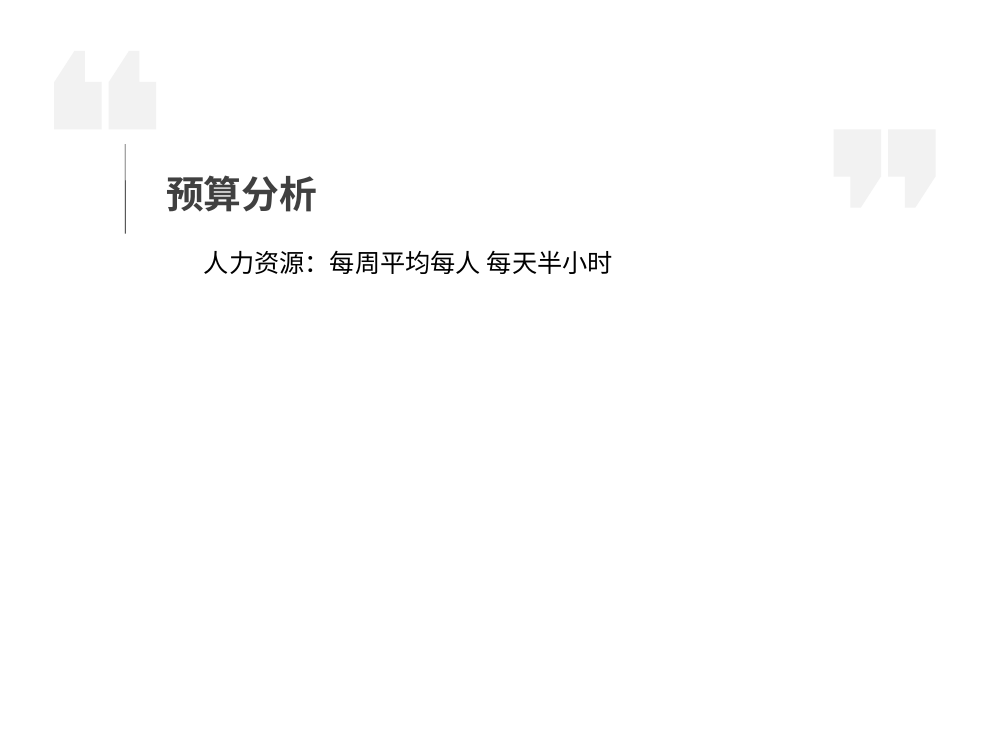
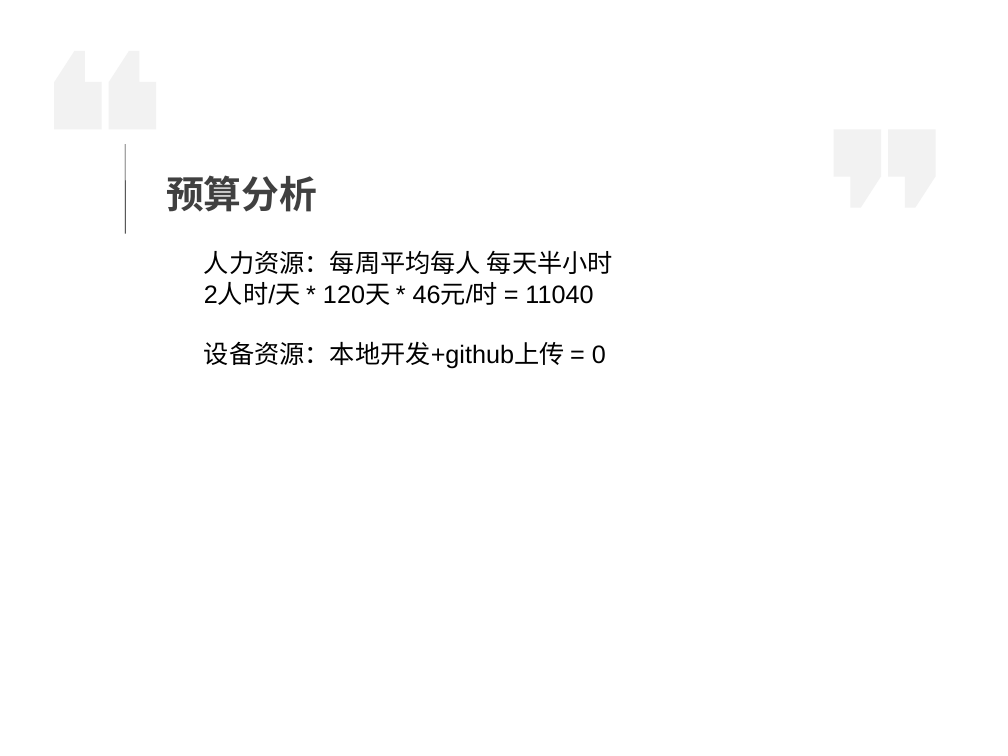
Before and after one commit to agukl/tankWar, a slide deck: slide 10 of 坦克大战.ppt (slide 8 before the commit). Drawn at 1008x756 pixels with LibreOffice and Linux fonts; fonts in the diff are those of the drawing. Boxes give left, top, right and bottom in pixels: in the first picture for what was removed or moved away, otherwise in the second. Text is boxed around its words. In the diff, an @@ line names an element or a change of style, - is before the commit and + after.

```diff
--- a/坦克大战.ppt
+++ b/坦克大战.ppt
@@ text at bbox=[204, 282, 606, 369]: paragraphs added @@
+2人时/天 * 120天 * 46元/时 = 11040
+设备资源：本地开发+github上传 = 0
```
Also in this commit, not shown: 9 other slides changed, 3 slides added, 2 other files.
